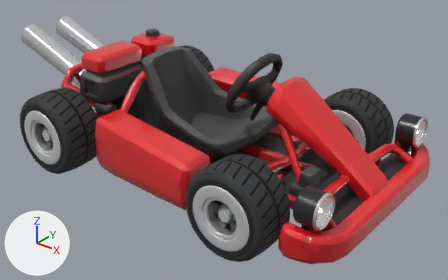
Two versions of the glTF model assets/kart.glb, one commit apart.
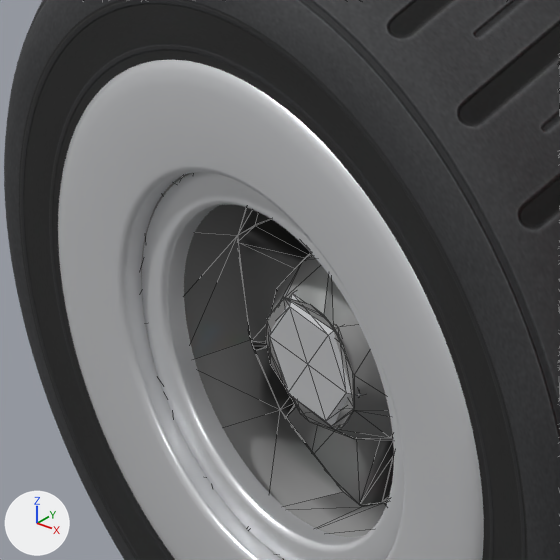
The first picture shows the older version from a 50 mm lens placed at (0.855, -0.949, 0.52), pointed at (0.08, 0.019, -0.08). The close-ups show the older and then the newer version on the part from 4% to 15% of the width and 38% to 55% of the height of that picture. Only the edits that show in the close-ups are written down. The axes (+X, +Y, +Z) are drawn at lower left. The lights are the same throughout. The close-ups show mesh edges as thin lines. Where no turn or scale is listed for an object, it has been applied to the vertices. Vertices at exactly the same position are counted once.

The first close-up shows 'Mesh_4', 'wheel_RR_hubcap', 'wheel_RR_tire'.
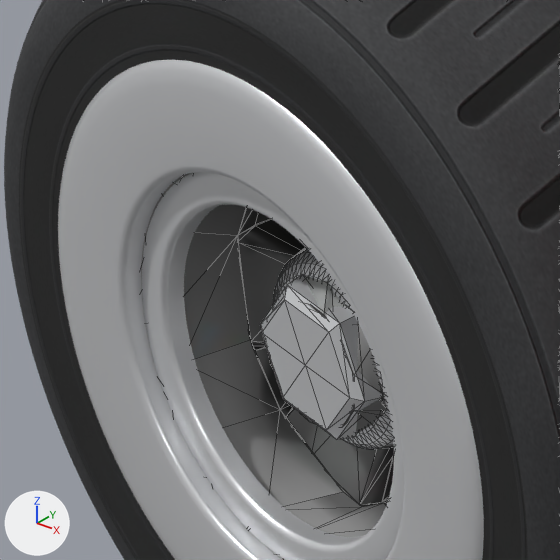
Diff of the bpy script that builds the scene:
```diff
--- a/assets/kart.glb.py
+++ b/assets/kart.glb.py
@@ me_wheel_rr_hubcap @@
 # used by ob_wheel_rr_hubcap; parent = ob_wheel_rr; location = (0.0, -0.0344, 0.0); scale = (0.018, 0.018, 0.018)
-me_wheel_rr_hubcap.from_pydata(...)  # 385 vertices, 618 faces; spans x -1.0..1.0, y -0.49..0.49, z -1.0..1.0
+me_wheel_rr_hubcap.from_pydata(...)  # 457 vertices, 762 faces; spans x -1.0..1.0, y -0.44..0.44, z -1.0..1.0
+# me_wheel_rr_hubcap part 1: the loose piece of 25 vertices spanning x -0.76..0.76, y -0.49..-0.15, z -0.74..0.74 is scaled about its middle by (0.997, 0.802, 0.997), then moved by (0.0, 0.02, 0.0)
+# me_wheel_rr_hubcap part 2: the loose piece of 360 vertices spanning x -1.0..1.0, y -0.15..0.49, z -1.0..1.0 is rebuilt with 432 vertices and now spans x -1.0..1.0, y -0.21..0.44, z -1.0..1.0
 me_wheel_rr_hubcap.materials.append(mat_rim_lip)
@@ ob_wheel_rr_hubcap @@
 ob_wheel_rr_hubcap.parent = ob_wheel_rr
-ob_wheel_rr_hubcap.location = (0.0, -0.0344, 0.0)
-ob_wheel_rr_hubcap.scale = (0.018, 0.018, 0.018)
+ob_wheel_rr_hubcap.location = (0.0, -0.0346, 0.0)
+ob_wheel_rr_hubcap.scale = (0.0206, 0.0206, 0.0206)
```

Pixel boxes [x1, y1, x2, y2] of what changed, in the close-ups (560 x 560 px; the box of a moved part takes in the faces that stretch with it):
'wheel_RR_hubcap', reshaped, moved, rescaled: before [269, 291, 361, 430]; after [260, 247, 394, 449]
part 1 of me_wheel_rr_hubcap, moved or reshaped: before [269, 291, 361, 430]; after [260, 274, 384, 440]
part 2 of me_wheel_rr_hubcap, rebuilt (not visible before): after [272, 247, 394, 449]
